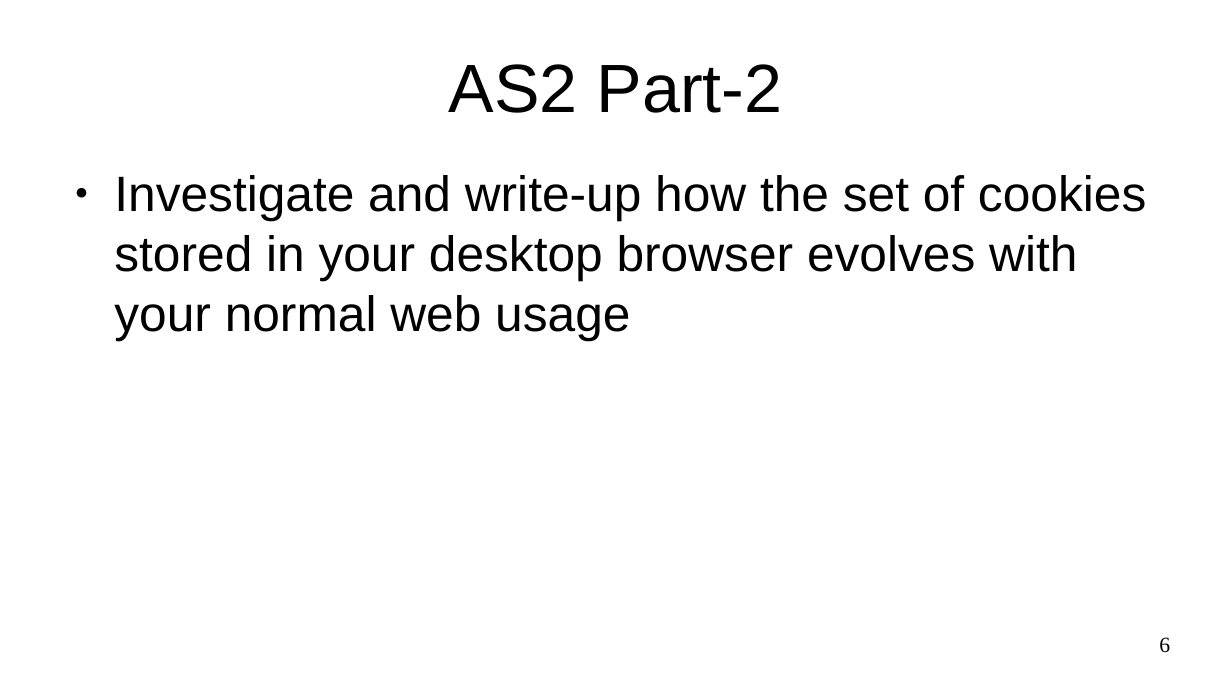
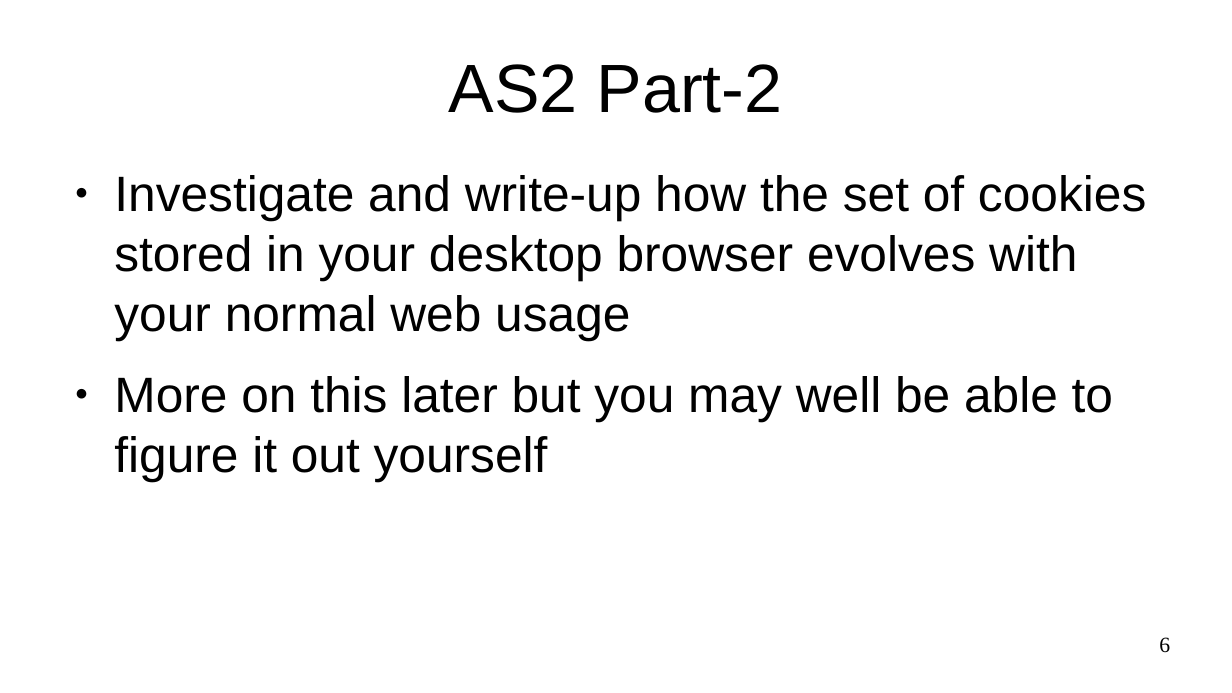
Before and after one commit to sftcd/witidtm, a slide deck: slide 6 of lectures/2021-2022/assignment2.odp. Drawn at 1232x693 pixels with LibreOffice and Linux fonts; fonts in the diff are those of the drawing. Boxes give left, top, right and bottom in pixels: in the first picture for what was removed or moved away, otherwise in the second. Text is boxed around its words. In the diff, an @@ line names an element or a change of style, - is before the commit and + after.

```diff
--- a/lectures/2021-2022/assignment2.odp
+++ b/lectures/2021-2022/assignment2.odp
@@ text at <box>114,376,1113,481</box>: paragraph added @@
+● More on this later but you may well be able to figure it out yourself
```
Also in this commit, not shown: 1 other slide changed, 3 other files.
